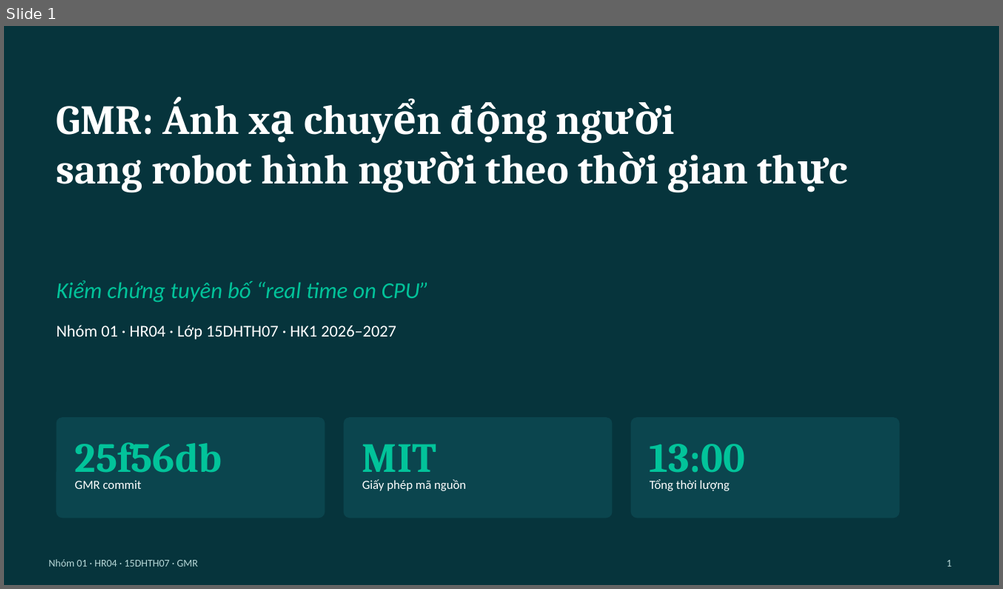
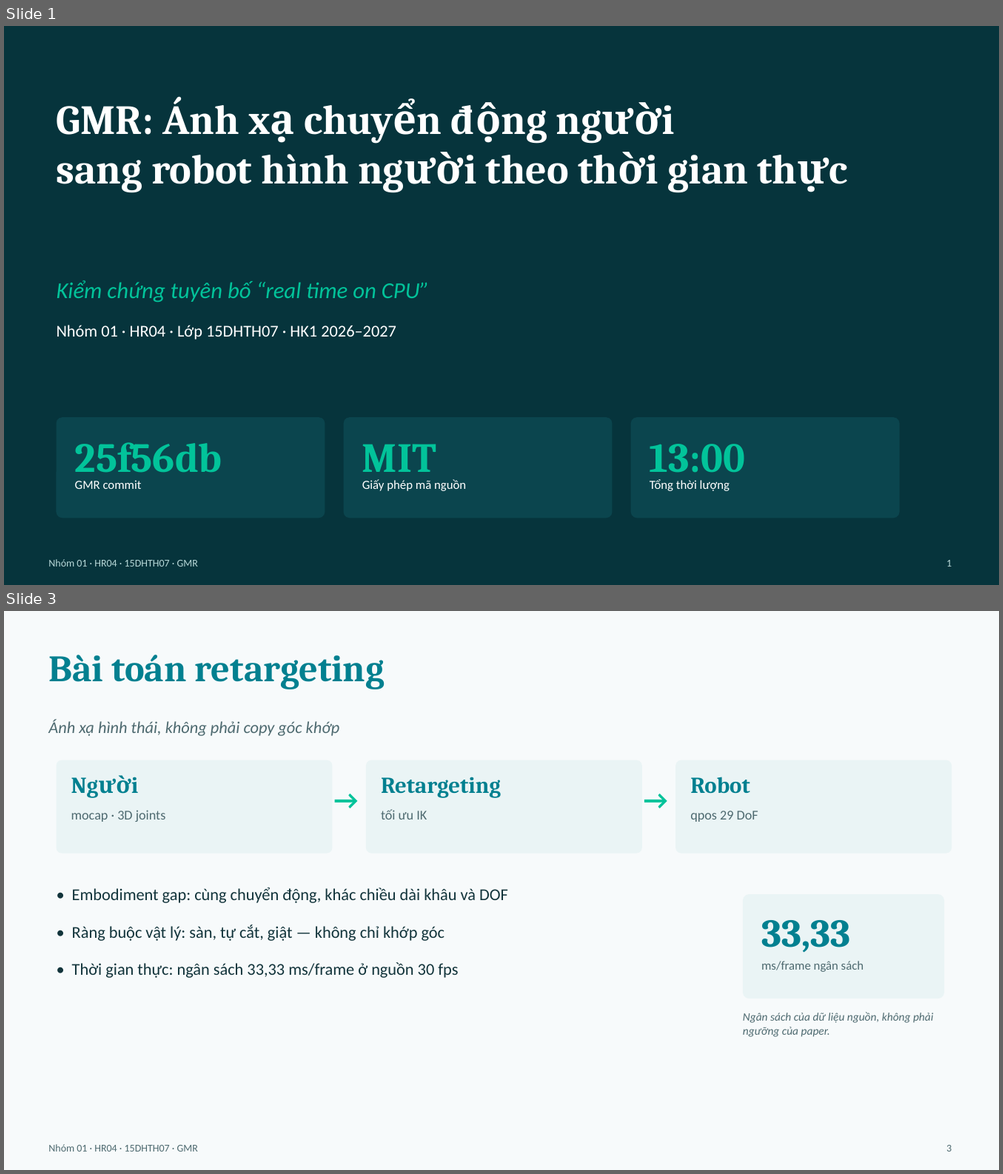
Before and after one commit to mtzwyu/GMR-Humanoid-Retargeting-Benchmark, a slide deck: report/slides.pptx. Shown one above the other, each under a label of ours: slide 1 before the commit, slides 1 and 3 after it; the slides between them are not shown. The pictures are 1003x589 and 1003x1174 pixels, drawn with LibreOffice and Linux fonts; fonts in the diff are those of the drawing. Boxes give left, top, right and bottom in pixels: in the first picture for what was removed or moved away, otherwise in the second. Text is boxed around its words. In the diff, an @@ line names an element or a change of style, - is before the commit and + after.

```diff
--- a/report/slides.pptx
+++ b/report/slides.pptx
@@ slide 3 added at box(4, 611, 999, 1170), background #F7FAFB @@
@@ text added at box(48, 655, 384, 689), 36 pt, text #028090, bold @@
+Bài toán retargeting
@@ text added at box(48, 719, 340, 736), 16 pt, text #4E6A70, italic @@
+Ánh xạ hình thái, không phải copy góc khớp
@@ rounded rectangle added at box(57, 760, 333, 854), fill #EAF4F5 @@
@@ rounded rectangle added at box(366, 760, 642, 854), fill #EAF4F5 @@
@@ rounded rectangle added at box(675, 760, 951, 854), fill #EAF4F5 @@
@@ text added at box(71, 771, 317, 804), 22 pt, text #028090, bold @@
+Người
@@ text added at box(334, 783, 367, 820), 26 pt, text #02C39A, bold @@
+→
@@ text added at box(381, 777, 501, 798), 22 pt, text #028090, bold @@
+Retargeting
@@ text added at box(643, 783, 677, 820), 26 pt, text #02C39A, bold @@
+→
@@ text added at box(690, 777, 749, 794), 22 pt, text #028090, bold @@
+Robot
@@ text added at box(71, 810, 166, 822), 13 pt, text #4E6A70 @@
+mocap · 3D joints
@@ text added at box(381, 809, 427, 820), 13 pt, text #4E6A70 @@
+tối ưu IK
@@ text added at box(690, 811, 758, 822), 13 pt, text #4E6A70 @@
+qpos 29 DoF
@@ text added at box(72, 887, 508, 978), 16 pt, text #12343B @@
+• Embodiment gap: cùng chuyển động, khác chiều dài khâu và DOF
+• Ràng buộc vật lý: sàn, tự cắt, giật — không chỉ khớp góc
+• Thời gian thực: ngân sách 33,33 ms/frame ở nguồn 30 fps
@@ rounded rectangle added at box(743, 894, 944, 999), fill #EAF4F5 @@
@@ text added at box(761, 920, 850, 953), 38 pt, text #028090, bold @@
+33,33
@@ text added at box(761, 961, 863, 972), 12 pt, text #4E6A70 @@
+ms/frame ngân sách
@@ text added at box(743, 1012, 933, 1037), 11 pt, text #4E6A70, italic @@
+Ngân sách của dữ liệu nguồn, không phải ngưỡng của paper.
@@ text added at box(48, 1145, 198, 1152), 10 pt, text #4E6A70 @@
+Nhóm 01 · HR04 · 15DHTH07 · GMR
@@ text added at box(946, 1145, 951, 1152), 10 pt, text #4E6A70 @@
+3
```
Also in this commit, not shown: 9 slides changed, 5 other slides added, 6 slides removed, 6 other files.
